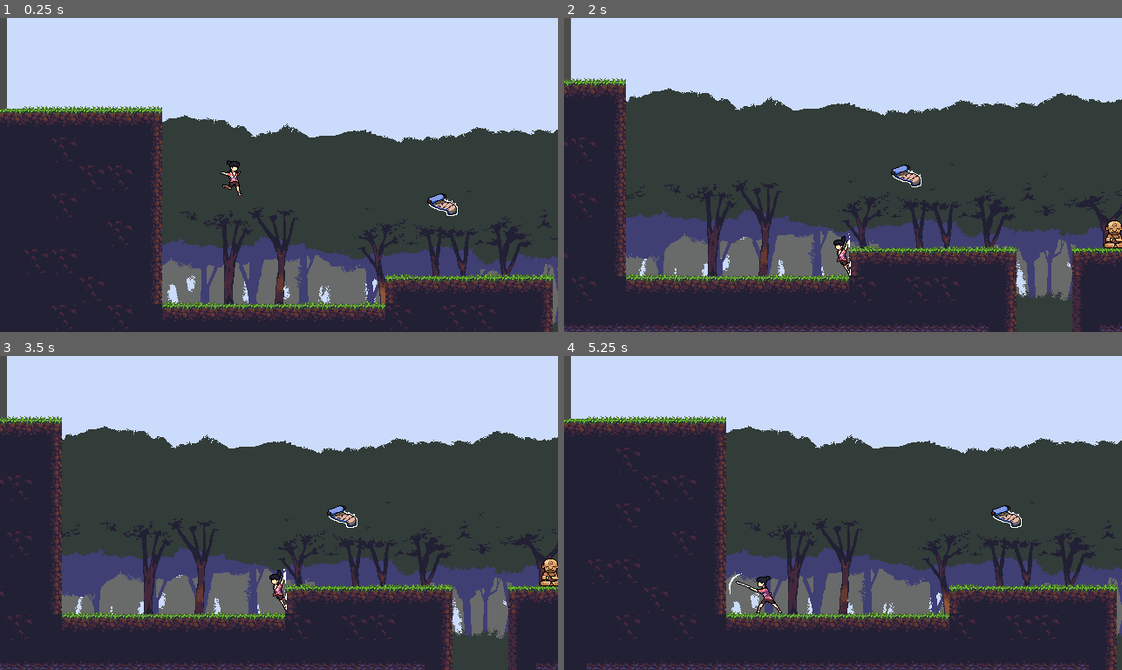
Above: before the commit, frames 1-4 (two rows, left to right).
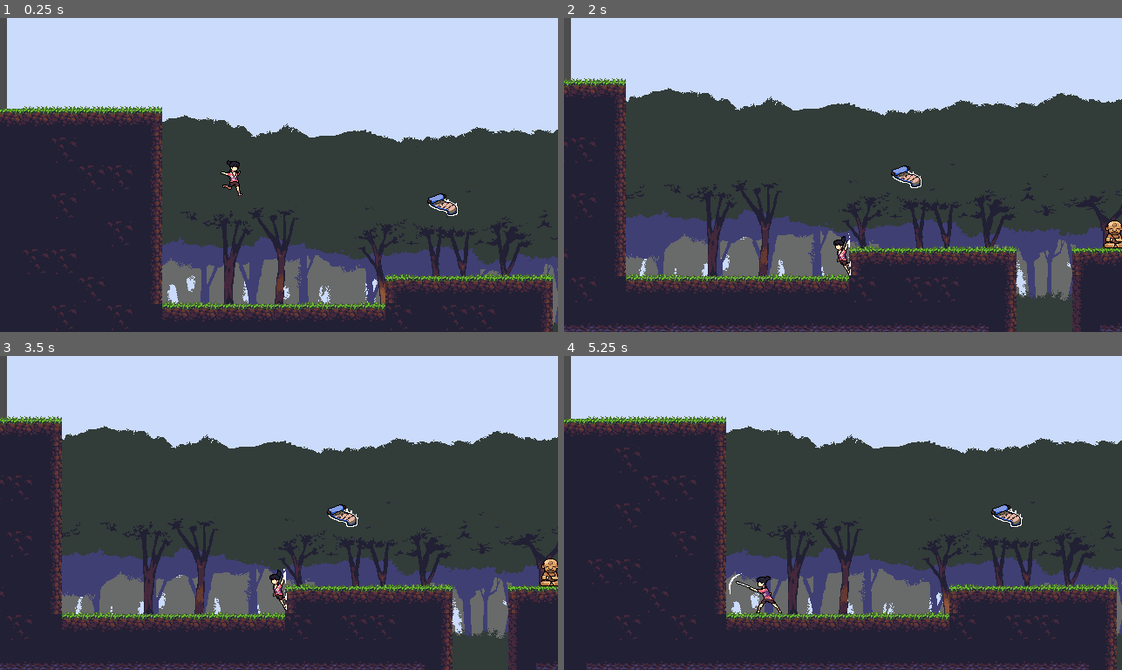
Above: after the commit, the same moments.

Repository: marcelo-lemos/Softwarrior
Game: Godot game, scene res://Nodes/Stages/Stage1.tscn
Same seed, same stepped clock (60 frames per second), same inputs: the game is played once before the commit and once after it. This scene is started directly instead of the project's main scene. Sound files missing from this copy of the repository are replaced by a short silence.
Inputs:
- Up to frame 1 (0.25 s): no input
- Up to frame 2 (2 s): tap Enter (ui_accept) at 0.5 s; hold X (attack) 0.53-1.28 s; hold Right (ui_right) from 0.53 s (still down); tap Z (jump) at 0.77, 1.52 s; tap C (dash) at 1.35 s
- Up to frame 3 (3.5 s): release Right (ui_right) at 2.03 s; hold Left (ui_left) 2.03-2.78 s; hold X (attack) 2.03-2.78 s; hold Right (ui_right) from 2.78 s (still down); tap C (dash) at 2.85 s; tap Z (jump) at 3.02 s
- Up to frame 4 (5.25 s): hold X (attack) 3.53-4.28 s; tap Z (jump) at 3.77, 4.52 s; release Right (ui_right) at 4.28 s; hold Left (ui_left) 4.28-5.03 s; tap C (dash) at 4.35 s; hold Right (ui_right) from 5.03 s (still down); hold X (attack) from 5.03 s (still down)

The runs differ from the first frame. In frame 1, less than 0.1% of the frame differs, in the area x 80-82%, y 57-64%; in frame 2, 0.1%; in frame 3, 0.2%, in the area x 58-65%, y 47-55%; in frame 4, 0.2%.

Commit message:
Adjust volume on sound effects

Diff:
--- a/game/Nodes/Collectables/Collectable.tscn
+++ b/game/Nodes/Collectables/Collectable.tscn
@@ -48,11 +48,12 @@
 [node name="Sprite" type="AnimatedSprite" parent="."]
 frames = SubResource( 2 )
 animation = "Default"
-frame = 4
+frame = 3
 playing = true
 
 [node name="AudioStreamPlayer" type="AudioStreamPlayer" parent="."]
 stream = ExtResource( 18 )
+volume_db = -12.0
 
 [connection signal="body_entered" from="." to="." method="_on_Area2D_body_entered"]
 [connection signal="animation_finished" from="Sprite" to="." method="_on_Sprite_animation_finished"]
--- a/game/Nodes/Stages/Checkpoint.tscn
+++ b/game/Nodes/Stages/Checkpoint.tscn
@@ -57,6 +57,7 @@
 
 [node name="AudioStreamPlayer" type="AudioStreamPlayer" parent="."]
 stream = ExtResource( 13 )
+volume_db = -12.0
 
 [connection signal="body_entered" from="." to="." method="_on_Checkpoint_body_entered"]
 [connection signal="animation_finished" from="Sprite" to="." method="_on_Sprite_animation_finished"]
--- a/game/Nodes/Stages/Collect.gd
+++ b/game/Nodes/Stages/Collect.gd
@@ -3,7 +3,8 @@
 # Declare member variables here. Examples:
 # var a = 2
 # var b = "text"
-
+var animation_finished = false
+var audio_finished = false
 # Called when the node enters the scene tree for the first time.
 func _ready():
 	pass # Replace with function body.
@@ -20,8 +21,16 @@
 	$CollisionShape2D.set_deferred("disabled",true)
 
 func _on_Sprite_animation_finished():
-	pass
+	if $Sprite.animation == "OnPickup":
+		if audio_finished:
+			queue_free()
+		else:
+			animation_finished = true
+			$Sprite.visible = false
 
 
 func _on_AudioStreamPlayer_finished():
-	queue_free()
+	if animation_finished:
+		queue_free()
+	else:
+		audio_finished = true
